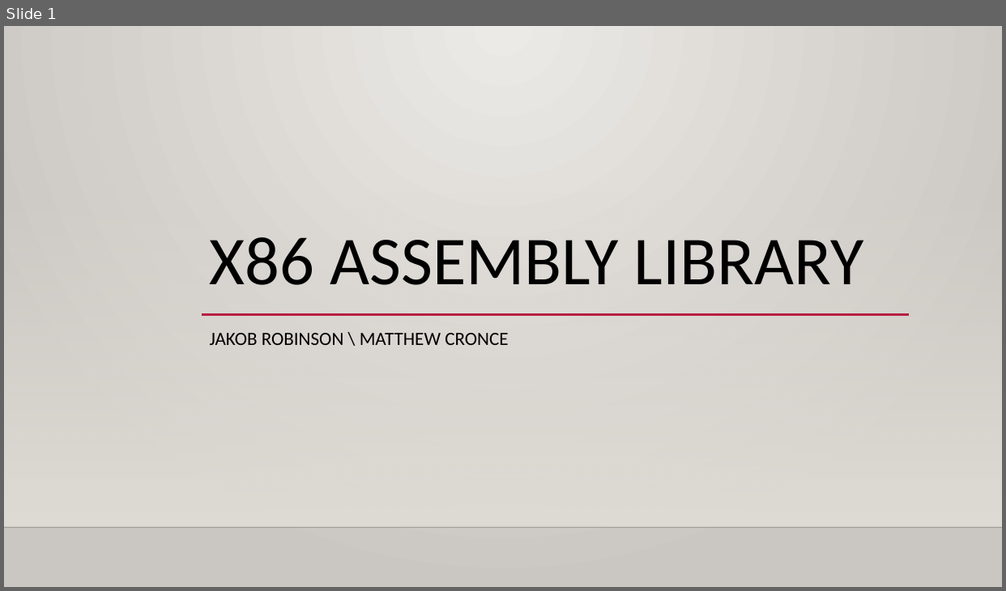
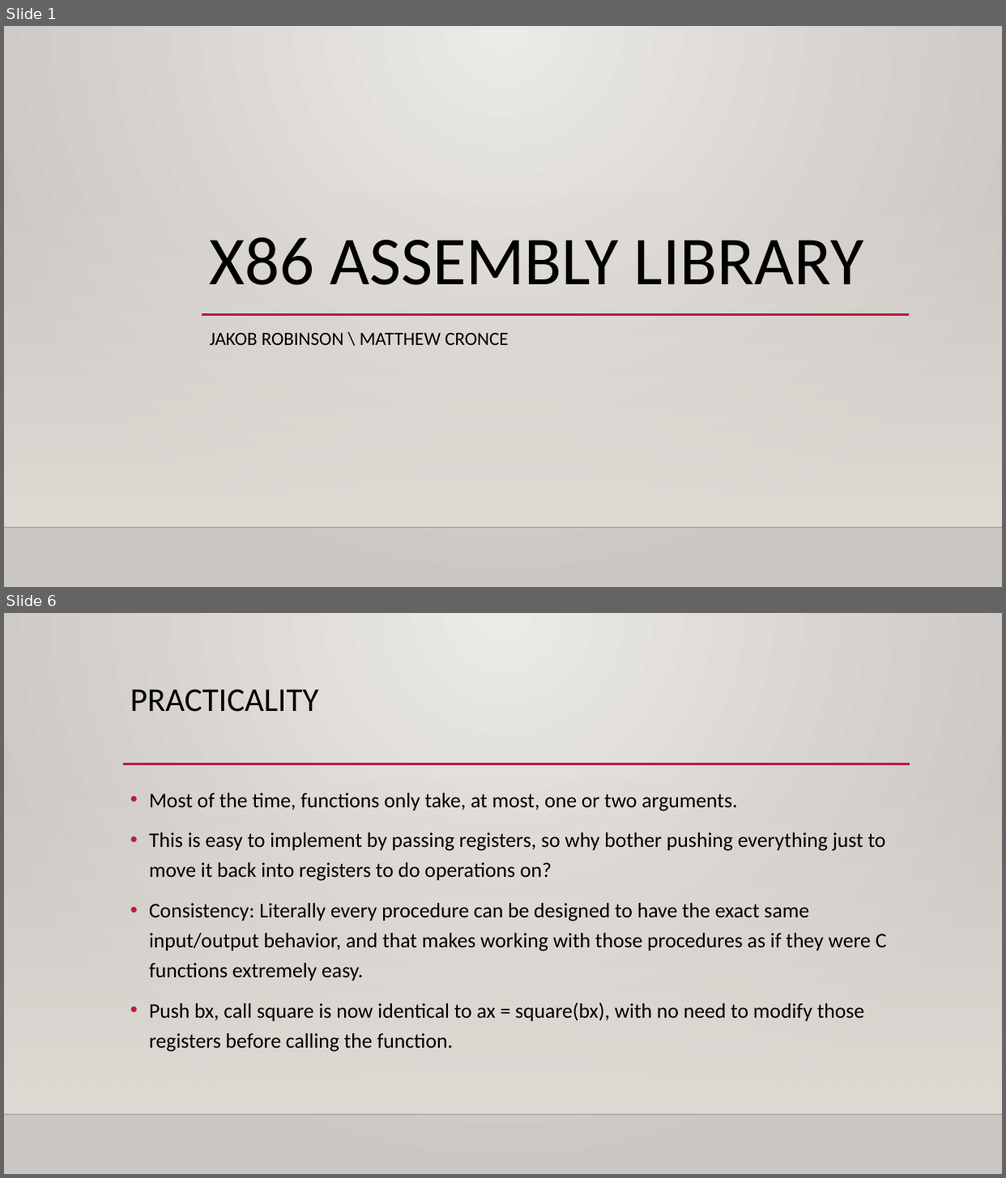
Before and after one commit to jarum3/Final, a slide deck: FinalPresentation.pptx. Shown one above the other, each under a label of ours: slide 1 before the commit, slides 1 and 6 after it; the slides between them are not shown. The pictures are 1006x591 and 1006x1178 pixels, drawn with LibreOffice and Linux fonts; fonts in the diff are those of the drawing; background and template pictures are left out. Boxes give left, top, right and bottom in pixels: in the first picture for what was removed or moved away, otherwise in the second. Text is boxed around its words. In the diff, an @@ line names an element or a change of style, - is before the commit and + after.

```diff
--- a/FinalPresentation.pptx
+++ b/FinalPresentation.pptx
@@ slide 6 added at <box>4,613,1002,1174</box>, background gradient #ECEAE7 to #CAC7C1; not listed: 2 template elements that a slide beside it also shows @@
@@ title added at <box>130,689,319,712</box>, 32 pt, text #000000 @@
+PRACTICALITY
@@ line added from (123, 764) to (910, 764), #B71E42 2.5 pt @@
@@ text added at <box>149,793,887,1052</box>, 20 pt, text #000000 @@
+• Most of the time, functions only take, at most, one or two arguments.
+• This is easy to implement by passing registers, so why bother pushing everything just to move it back into registers to do operations on?
+• Consistency: Literally every procedure can be designed to have the exact same input/output behavior, and that makes working with those procedures as if they were C functions extremely easy.
+• Push bx, call square is now identical to ax = square(bx), with no need to modify those registers before calling the function.
```
Also in this commit, not shown: 4 other slides added.
